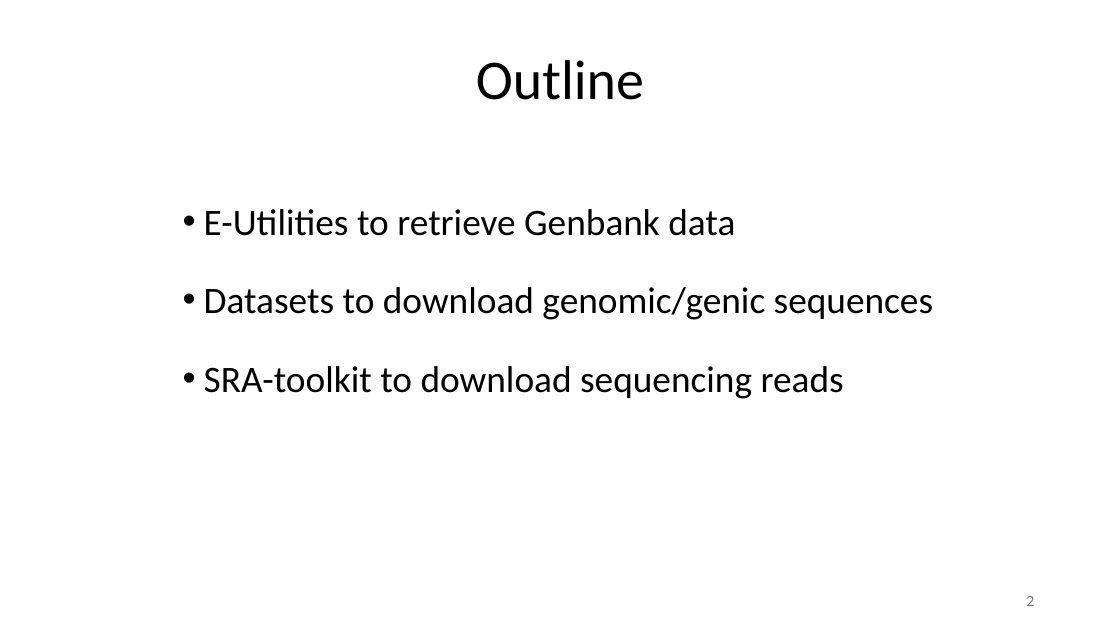
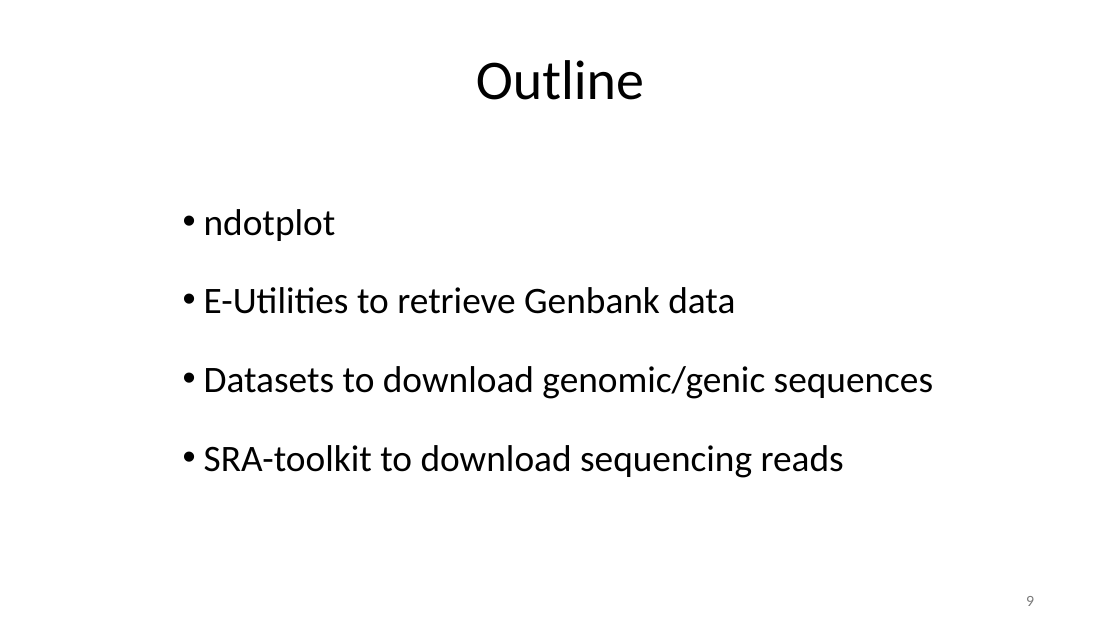
Before and after one commit to liu3zhenlab/teaching, a slide deck: slide 9 of PLPTH813Bioinformatis/2025/2_lab/lab05_NCBItools.pptx (slide 2 before the commit). Drawn at 1120x630 pixels with LibreOffice and Linux fonts; fonts in the diff are those of the drawing. Boxes give left, top, right and bottom in pixels: in the first picture for what was removed or moved away, otherwise in the second. Text is boxed around its words. In the diff, an @@ line names an element or a change of style, - is before the commit and + after.

```diff
--- a/PLPTH813Bioinformatis/2025/2_lab/lab05_NCBItools.pptx
+++ b/PLPTH813Bioinformatis/2025/2_lab/lab05_NCBItools.pptx
@@ text at bbox=[204, 209, 336, 241]: paragraph added @@
+• ndotplot
@@ page number at bbox=[1026, 596, 1034, 606]: text changed @@
-2
+9
```
Also in this commit, not shown: 1 other slide changed, 7 slides added, 2 other files.
